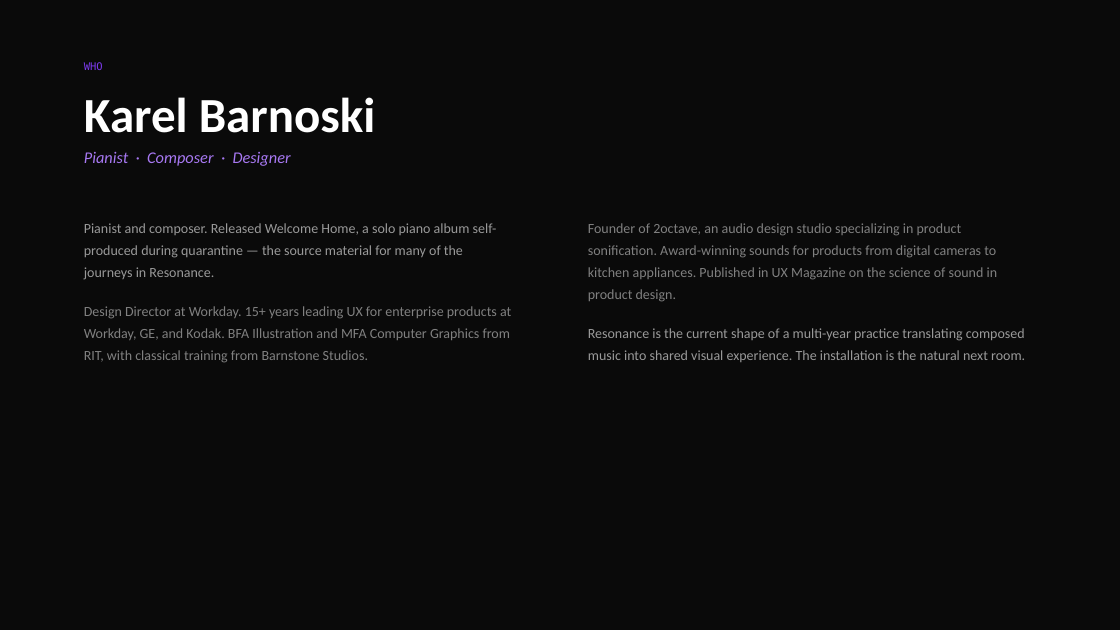
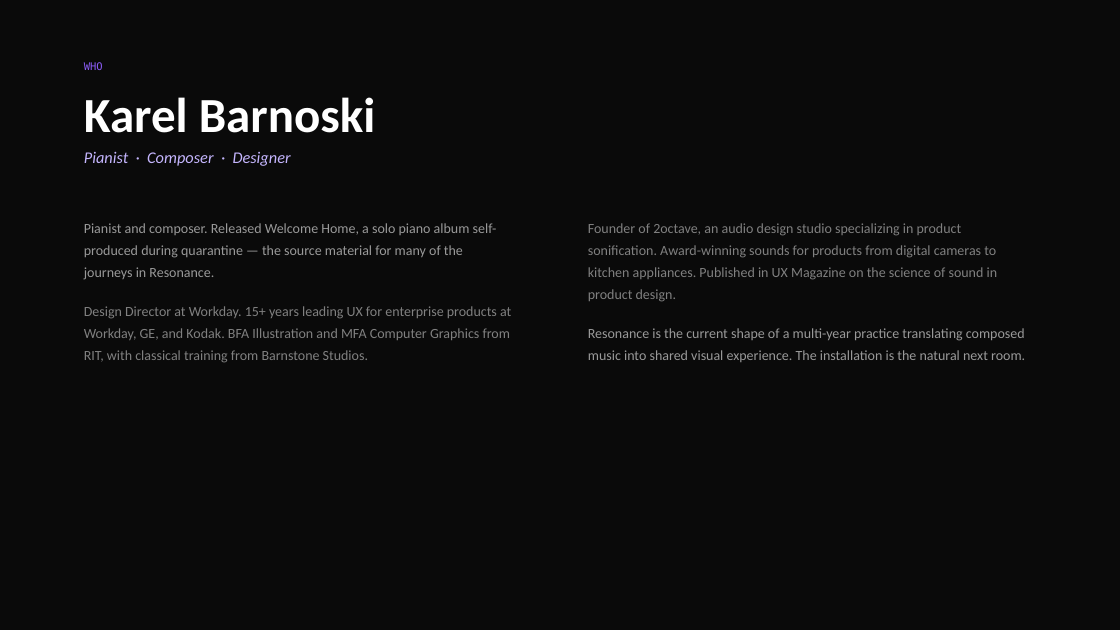
Before and after one commit to kbarnoski/resonance, a slide deck: slide 10 of docs/Resonance-Installation-Deck.pptx. Drawn at 1120x630 pixels with LibreOffice and Linux fonts; fonts in the diff are those of the drawing. Boxes give left, top, right and bottom in pixels: in the first picture for what was removed or moved away, otherwise in the second. Text is boxed around its words. In the diff, an @@ line names an element or a change of style, - is before the commit and + after.

```diff
--- a/docs/Resonance-Installation-Deck.pptx
+++ b/docs/Resonance-Installation-Deck.pptx
@@ text "WHO" at bbox=[84, 62, 103, 70]: text colour #7C3AED to #8B5CF6 @@
@@ text "Pianist · Composer · Designer" at bbox=[84, 152, 291, 166]: text colour #A778F2 to #C4B5FD @@
```
Also in this commit, not shown: 9 other slides changed, 9 other files.
